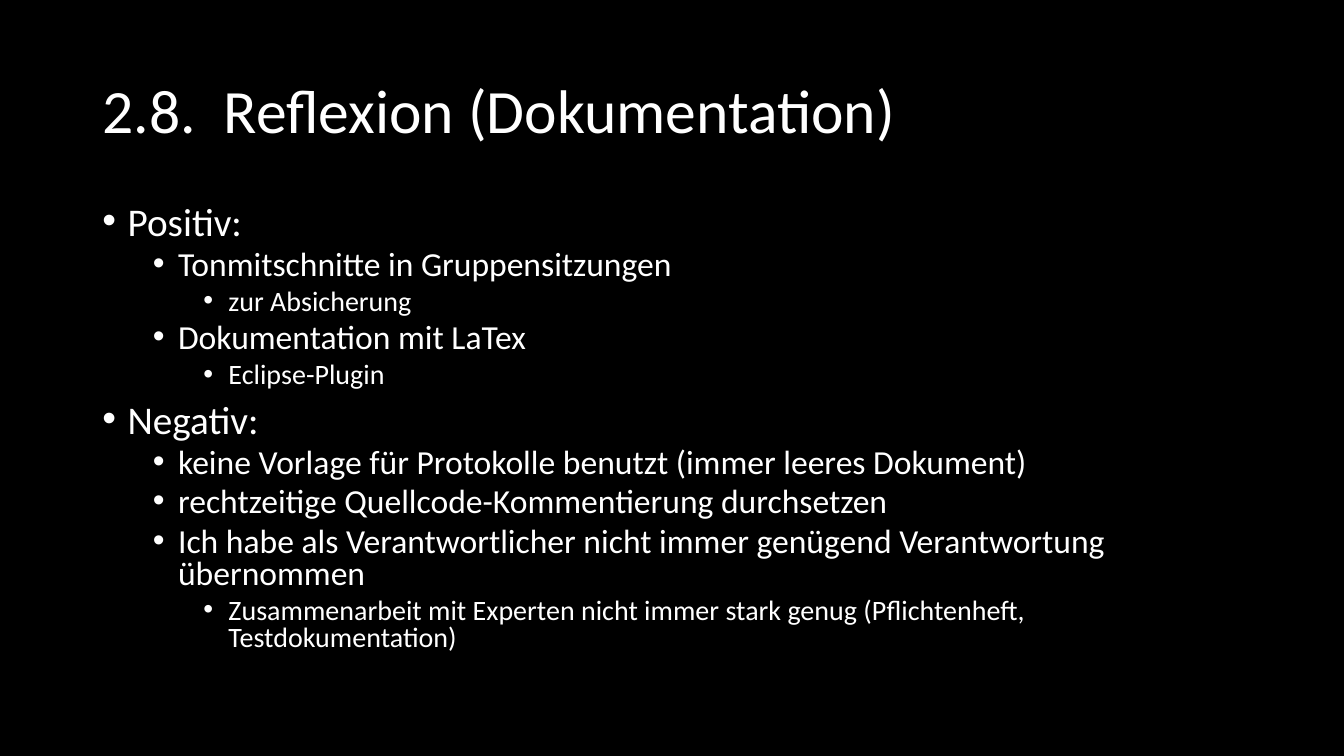
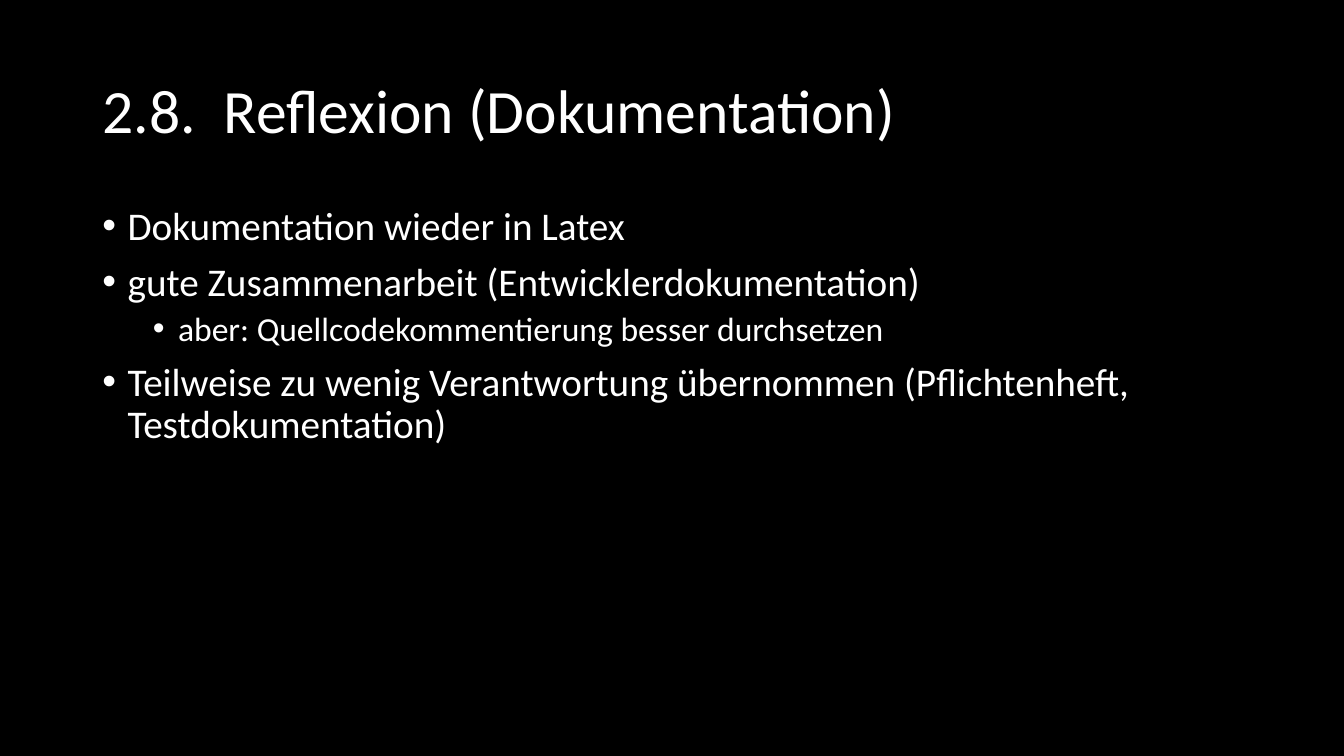
Before and after one commit to SE-Beleggruppe/Beleg_Planung, a slide deck: slide 24 of Präsentation/Felix - Dokumentation/SE_Dokumentation.pptx. Drawn at 1344x756 pixels with LibreOffice and Linux fonts; fonts in the diff are those of the drawing. Boxes give left, top, right and bottom in pixels: in the first picture for what was removed or moved away, otherwise in the second. Text is boxed around its words. In the diff, an @@ line names an element or a change of style, - is before the commit and + after.

```diff
--- a/Präsentation/Felix - Dokumentation/SE_Dokumentation.pptx
+++ b/Präsentation/Felix - Dokumentation/SE_Dokumentation.pptx
@@ text at (128, 212, 1129, 443): text changed; size 24 to 28 pt @@
-• Positiv:
-  • Tonmitschnitte in Gruppensitzungen
-    • zur Absicherung
-  • Dokumentation mit LaTex
-    • Eclipse-Plugin
-• Negativ:
-  • keine Vorlage für Protokolle benutzt (immer leeres Dokument)
-  • rechtzeitige Quellcode-Kommentierung durchsetzen
-  • Ich habe als Verantwortlicher nicht immer genügend Verantwortung übernommen
-    • Zusammenarbeit mit Experten nicht immer stark genug (Pflichtenheft, Testdokumentation)
+• Dokumentation wieder in Latex
+• gute Zusammenarbeit (Entwicklerdokumentation)
+  • aber: Quellcodekommentierung besser durchsetzen
+• Teilweise zu wenig Verantwortung übernommen (Pflichtenheft, Testdokumentation)
```
Also in this commit, not shown: 7 other slides changed.
